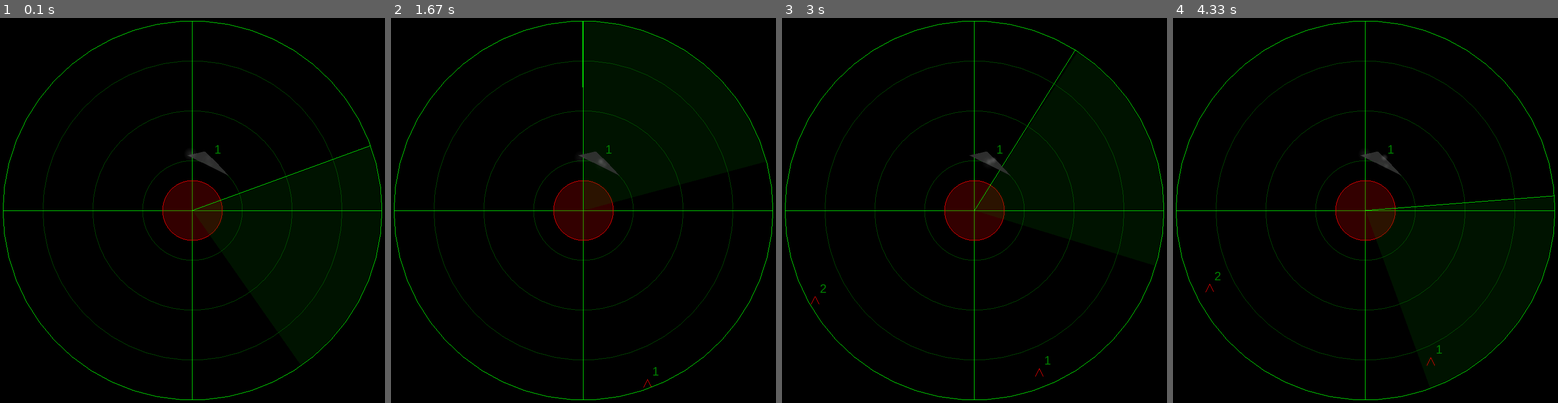
Above: before the commit, frames 1-4 (left to right).
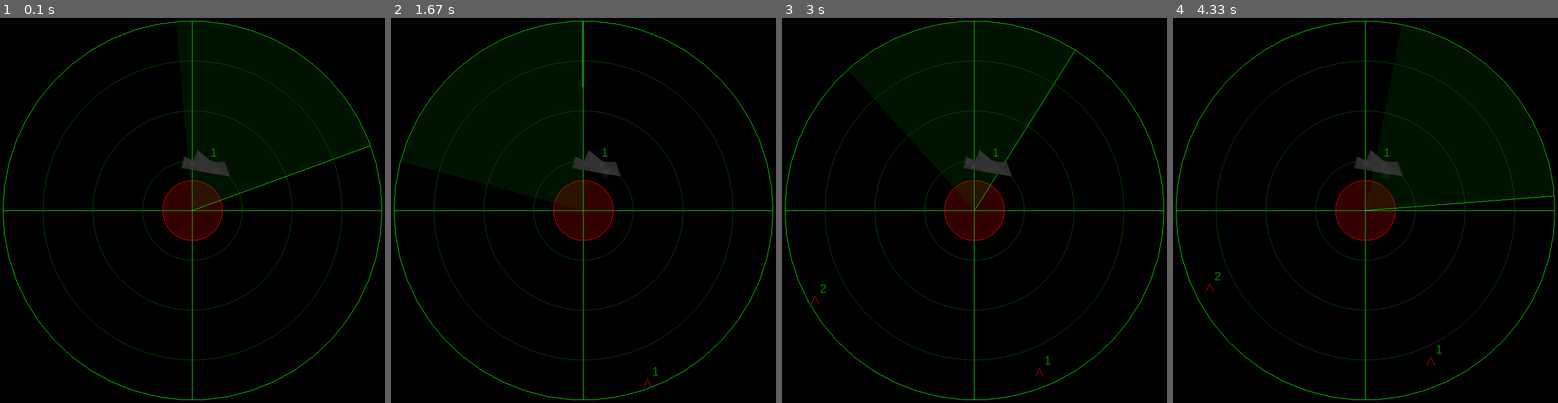
Above: after the commit, the same moments.

Repository: Akakyy/radar
Game: pygame game, started from radar.py
Same seed, same stepped clock (60 frames per second), same inputs: the game is played once before the commit and once after it.
Inputs:
- Up to frame 1 (0.1 s): no input
- Up to frame 2 (1.67 s): hold Up 0.33-0.8 s; hold Down 0.83-1.13 s; hold Up 1.17-1.53 s; hold Down from 1.57 s (still down)
- Up to frame 3 (3 s): release Down at 1.93 s; hold Up 1.97-2.27 s; hold Down 2.3-2.6 s; hold Up from 2.63 s (still down)
- Up to frame 4 (4.33 s): release Up at 3 s; hold Down 3.03-3.4 s; hold Up 3.43-3.73 s; hold Down 3.77-4.07 s; hold Up from 4.1 s (still down)

The runs differ from the first frame. In frame 1, 0.4% of the frame differs, in the area x 47-60%, y 33-57%; in frame 2, 0.4%; in frame 3, 0.4%; in frame 4, 0.4%, in the area x 47-60%, y 33-58%.

Commit message:
Add files via upload
clock-wise fix

Diff:
--- a/radar.py
+++ b/radar.py
@@ -7,6 +7,15 @@
 from dataclasses import dataclass
 from typing import List, Tuple,Literal
 
+
+@dataclass
+class NoisePoint:
+    x: float
+    y: float
+    intensity: float
+    speed: float
+    phase: float
+    radius: float
 
 @dataclass
 class NoisePoint:
@@ -168,10 +177,10 @@
 
         self.border_radius = 1.9
         self.polygon_manager = PolygonManager()
-        self.k = 3  # Minimum number of sides
-        self.g = 8  # Maximum number of sides
-        self.n = 1  # Minimum number of polygons
-        self.m = 5  # Maximum number of polygons
+        self.min_sides = 6  # Minimum number of sides
+        self.max_sides = 30  # Maximum number of sides
+        self.min_polygons_number = 1  # Minimum number of polygons
+        self.max_polygons_number = 5  # Maximum number of polygons
 
         # Generate random polygons on initialization
         self.generate_random_polygons()
@@ -206,7 +215,7 @@
         self.visibility_duration = 2.0  # How long object stays visible after sweep
 
     def generate_random_polygons(self):
-        num_polygons = random.randint(self.n, self.m)
+        num_polygons = random.randint(self.min_polygons_number, self.max_polygons_number)
         for i in range(num_polygons):
             center = self.generate_border_point_inside_radar()
             vertices = self.create_random_polygon(i + 1, center)  # Pass the ID (1-based)
@@ -222,7 +231,7 @@
 
     def create_random_polygon(self, polygon_id: int, center: Tuple[float, float]) -> Polygon:
         """Create a random convex polygon with a maximum angle."""
-        num_sides = random.randint(3, 8)  # Randomly choose the number of sides
+        num_sides = random.randint(self.min_sides, self.max_sides)  # Randomly choose the number of sides
         angle_offset = random.uniform(0, 90)  # Offset for the polygon's rotation
         angle_step = 90 / num_sides  # Maximum angle step
 
@@ -236,19 +245,6 @@
             vertices.append((x, y))
 
         return Polygon(id=polygon_id, vertices=vertices)
-
-
-    def draw_polygons(self):
-        for polygon in self.polygon_manager.get_polygons():
-            self.draw_polygon(polygon)
-
-            # Calculate the centroid of the polygon for positioning the text
-            centroid_x = sum(vertex[0] for vertex in polygon.vertices) / len(polygon.vertices)
-            centroid_y = sum(vertex[1] for vertex in polygon.vertices) / len(polygon.vertices)
-
-            # Render the polygon ID near the centroid
-            glColor3f(0.5, 0.5, 0.5)  # Set color to grey for the ID text
-            self.render_text(str(polygon.id), centroid_x, centroid_y)
 
     def spawn_polygons(self):
         num_polygons = random.randint(n, m)  # Define n and m
@@ -508,6 +504,8 @@
         glBegin(GL_LINES)
         glColor4f(0.0, 1.0, 0.0, 1.0)
         glVertex2f(0, 0)
+
+        # Calculate the endpoint of the sweep line
         x = self.border_radius * math.cos(math.radians(self.angle))
         y = self.border_radius * math.sin(math.radians(self.angle))
         glVertex2f(x, y)
@@ -516,12 +514,16 @@
         glBegin(GL_TRIANGLE_FAN)
         glColor4f(0.0, 0.5, 0.0, 0.15)
         glVertex2f(0, 0)
-        for deg in range(int(self.angle - 75), int(self.angle + 1)):
+
+        # Iterate from self.angle + 75 degrees down to self.angle - 75 degrees
+        for deg in range(int(self.angle + 75), int(self.angle - 1), -1):  # Notice the -1 step for clockwise
             rad = math.radians(deg)
             x = self.border_radius * math.cos(rad)
             y = self.border_radius * math.sin(rad)
             glVertex2f(x, y)
+
         glEnd()
+
 
     def draw_central_area(self):
         glColor4f(1.0, 0.0, 0.0, 0.2)
@@ -571,6 +573,18 @@
         self.draw_central_area()
         self.draw_sweep_line()
         self.draw_moving_objects()
+
+    def draw_polygons(self):
+        for polygon in self.polygon_manager.get_polygons():
+            self.draw_polygon(polygon)
+
+            # Calculate the centroid of the polygon for positioning the text
+            centroid_x = sum(vertex[0] for vertex in polygon.vertices) / len(polygon.vertices)
+            centroid_y = sum(vertex[1] for vertex in polygon.vertices) / len(polygon.vertices)
+
+            # Render the polygon ID near the centroid
+            glColor3f(0.5, 0.5, 0.5)  # Set color to grey for the ID text
+            self.render_text(str(polygon.id), centroid_x, centroid_y)
 
     def remove_polygon_by_id(self, polygon_id: int):
         self.polygon_manager.remove_polygon(polygon_id)
@@ -621,63 +635,87 @@
         glVertex2f(px, py)
     glEnd()
 
-def update_Radar_class(Radar):
-    def draw_polygon(self, polygon: Polygon):
-        """Draw a filled polygon with enhanced radar noise effect."""
-        current_time = time.time()
-
-        # Draw base polygon with dark grey
+
+def draw_polygon(self, polygon: Polygon):
+    """Draw a filled polygon with soft edges and enhanced radar noise effect."""
+    current_time = time.time()
+
+    # Draw base polygon with gradient edges
+    # First draw slightly larger polygon with transparent edges
+    glEnable(GL_BLEND)
+    glBlendFunc(GL_SRC_ALPHA, GL_ONE_MINUS_SRC_ALPHA)
+
+    # Draw multiple layers with decreasing opacity for soft edge effect
+    edge_layers = 15  # Number of layers for soft edge
+    base_size = 1.0   # Original size
+    edge_growth = 0.008  # How much each layer grows
+
+    for layer in range(edge_layers - 1, -1, -1):
+        scale_factor = base_size + (layer * edge_growth)
+        alpha = 0.1 * (1 - (layer / edge_layers))  # Decreasing opacity for outer layers
+
         glBegin(GL_POLYGON)
-        glColor4f(0.2, 0.2, 0.2, 0.9)  # Darker base color
+        glColor4f(0.2, 0.2, 0.2, alpha)  # Darker base color with calculated alpha
+
+        # Calculate scaled vertices
+        center_x = sum(v[0] for v in polygon.vertices) / len(polygon.vertices)
+        center_y = sum(v[1] for v in polygon.vertices) / len(polygon.vertices)
+
         for vertex in polygon.vertices:
-            glVertex2f(*vertex)
+            # Scale vertex position from center
+            scaled_x = center_x + (vertex[0] - center_x) * scale_factor
+            scaled_y = center_y + (vertex[1] - center_y) * scale_factor
+            glVertex2f(scaled_x, scaled_y)
+
         glEnd()
 
-        # Initialize noise if not exists
-        if not hasattr(polygon, 'noise'):
-            polygon.noise = RadarNoise(polygon.vertices)
-
-        # Enable blending for smooth noise
-        glEnable(GL_BLEND)
-        glBlendFunc(GL_SRC_ALPHA, GL_ONE_MINUS_SRC_ALPHA)
-
-        # Draw multiple layers of noise
-        for point in polygon.noise.noise_points:
-            if polygon.noise.point_in_polygon(point.x, point.y):
-                # Calculate dynamic intensity
-                time_factor = current_time * point.speed + polygon.noise.time_offset
-                wave = math.sin(time_factor + point.phase)
-                intensity = point.intensity * (0.5 + 0.5 * wave)
-
-                # Draw gradient noise point
+    # Draw main polygon body
+    glBegin(GL_POLYGON)
+    glColor4f(0.2, 0.2, 0.2, 0.7)  # Main polygon color with some transparency
+    for vertex in polygon.vertices:
+        glVertex2f(*vertex)
+    glEnd()
+
+    # Initialize noise if not exists
+    if not hasattr(polygon, 'noise'):
+        polygon.noise = RadarNoise(polygon.vertices)
+
+    # Draw noise effects
+    for point in polygon.noise.noise_points:
+        if polygon.noise.point_in_polygon(point.x, point.y):
+            # Calculate dynamic intensity
+            time_factor = current_time * point.speed + polygon.noise.time_offset
+            wave = math.sin(time_factor + point.phase)
+            intensity = point.intensity * (0.5 + 0.5 * wave)
+
+            # Draw gradient noise point
+            draw_gradient_circle(
+                point.x + 0.02 * math.cos(time_factor),
+                point.y + 0.02 * math.sin(time_factor),
+                point.radius,
+                intensity * 0.7  # Reduced intensity for subtler effect
+            )
+
+    # Add subtle scanning line effect with softer glow
+    scan_angle = (current_time * 2) % (2 * math.pi)
+    for vertex in polygon.vertices:
+        if polygon.noise.point_in_polygon(vertex[0], vertex[1]):
+            angle_to_vertex = math.atan2(vertex[1], vertex[0])
+            angle_diff = abs(angle_to_vertex - scan_angle)
+            if angle_diff < 0.3:  # Slightly wider beam
+                intensity = 0.2 * (1 - angle_diff / 0.3)  # Reduced intensity
                 draw_gradient_circle(
-                    point.x + 0.02 * math.cos(time_factor),
-                    point.y + 0.02 * math.sin(time_factor),
-                    point.radius,
+                    vertex[0],
+                    vertex[1],
+                    0.07,  # Slightly larger radius
                     intensity
                 )
 
-        # Add subtle scanning line effect
-        scan_angle = (current_time * 2) % (2 * math.pi)
-        for vertex in polygon.vertices:
-            if polygon.noise.point_in_polygon(vertex[0], vertex[1]):
-                angle_to_vertex = math.atan2(vertex[1], vertex[0])
-                angle_diff = abs(angle_to_vertex - scan_angle)
-                if angle_diff < 0.2:  # Narrow beam
-                    intensity = 0.3 * (1 - angle_diff / 0.2)
-                    draw_gradient_circle(
-                        vertex[0],
-                        vertex[1],
-                        0.05,
-                        intensity
-                    )
-
-    # Add the new method to the Radar class
+# Add this function to update your Radar class
+def update_Radar_class(Radar):
     Radar.draw_polygon = draw_polygon
 
-# Call this function right after your Radar class definition
 update_Radar_class(Radar)
-
 
 if __name__ == "__main__":
     radar = Radar()
